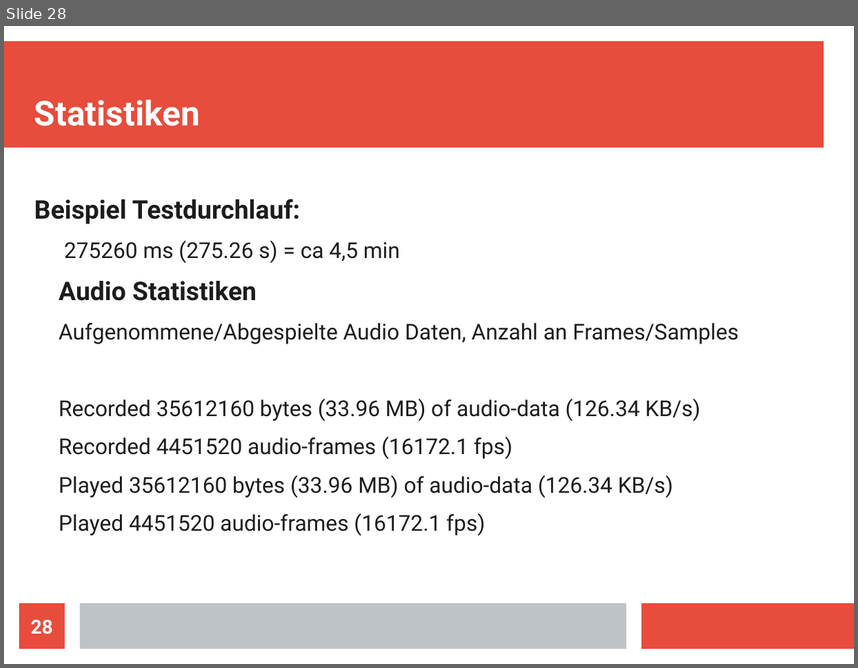
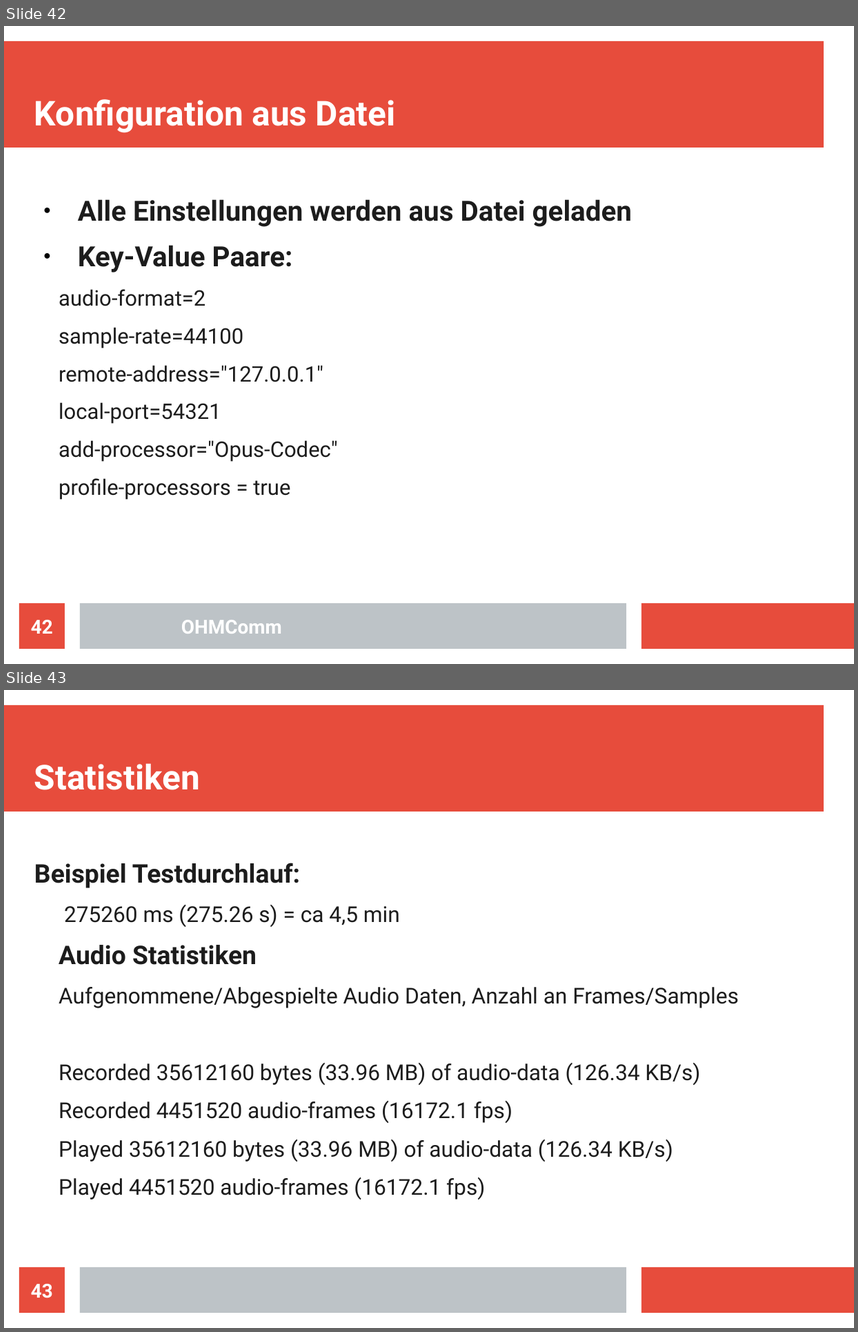
Before and after one commit to doe300/OHMComm, a slide deck: documents/OHMCommPres.odp. Shown one above the other, each under a label of ours: slide 28 before the commit, slides 42 and 43 after it. The pictures are 858x668 and 858x1332 pixels, drawn with LibreOffice and Linux fonts; fonts in the diff are those of the drawing. Boxes give left, top, right and bottom in pixels: in the first picture for what was removed or moved away, otherwise in the second. Text is boxed around its words. In the diff, an @@ line names an element or a change of style, - is before the commit and + after.

```diff
--- a/documents/OHMCommPres.odp
+++ b/documents/OHMCommPres.odp
@@ slide 42 added at (x1=4, y1=26, x2=854, y2=664), background #FFFFFF; not listed: 3 template elements that a slide beside it also shows @@
@@ title added at (x1=34, y1=99, x2=396, y2=133), 32 pt, text #FFFFFF, bold @@
+Konfiguration aus Datei
@@ text added at (x1=59, y1=199, x2=632, y2=499), 20 pt, text #1C1C1C @@
+● Alle Einstellungen werden aus Datei geladen
+● Key-Value Paare:
+  audio-format=2
+  sample-rate=44100
+  remote-address="127.0.0.1"
+  local-port=54321
+  add-processor="Opus-Codec"
+  profile-processors = true
@@ page number added at (x1=19, y1=603, x2=65, y2=648), fill #E74C3C, 18 pt, text #FFFFFF, bold @@
+42
@@ text added at (x1=181, y1=619, x2=282, y2=633), 18 pt, text #FFFFFF, bold @@
+OHMComm
@@ what was slide 28 is now slide 43 @@
@@ page number at (x1=31, y1=1283, x2=53, y2=1298): text changed @@
-28
+43
```
Also in this commit, not shown: 14 other slides added.
